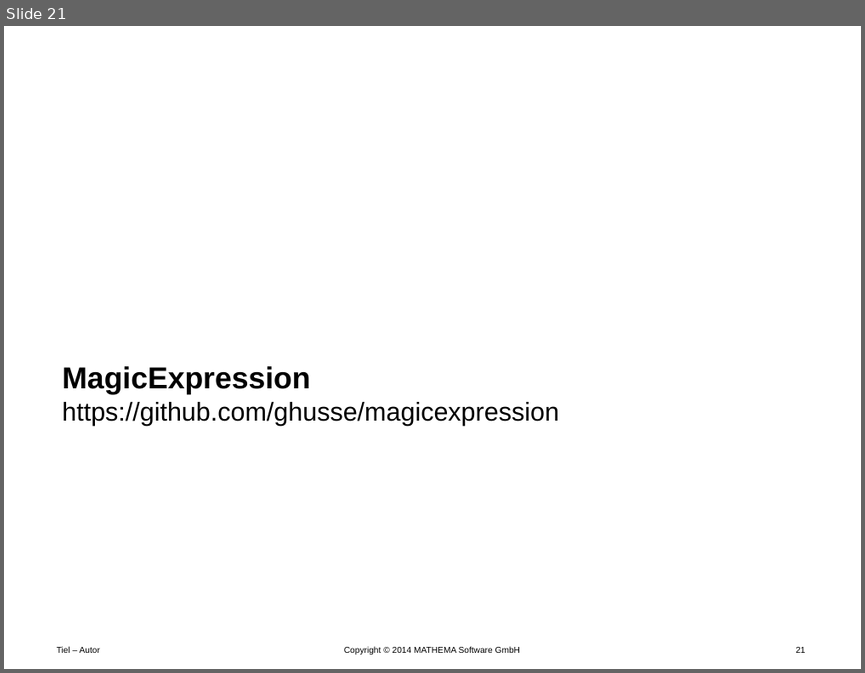
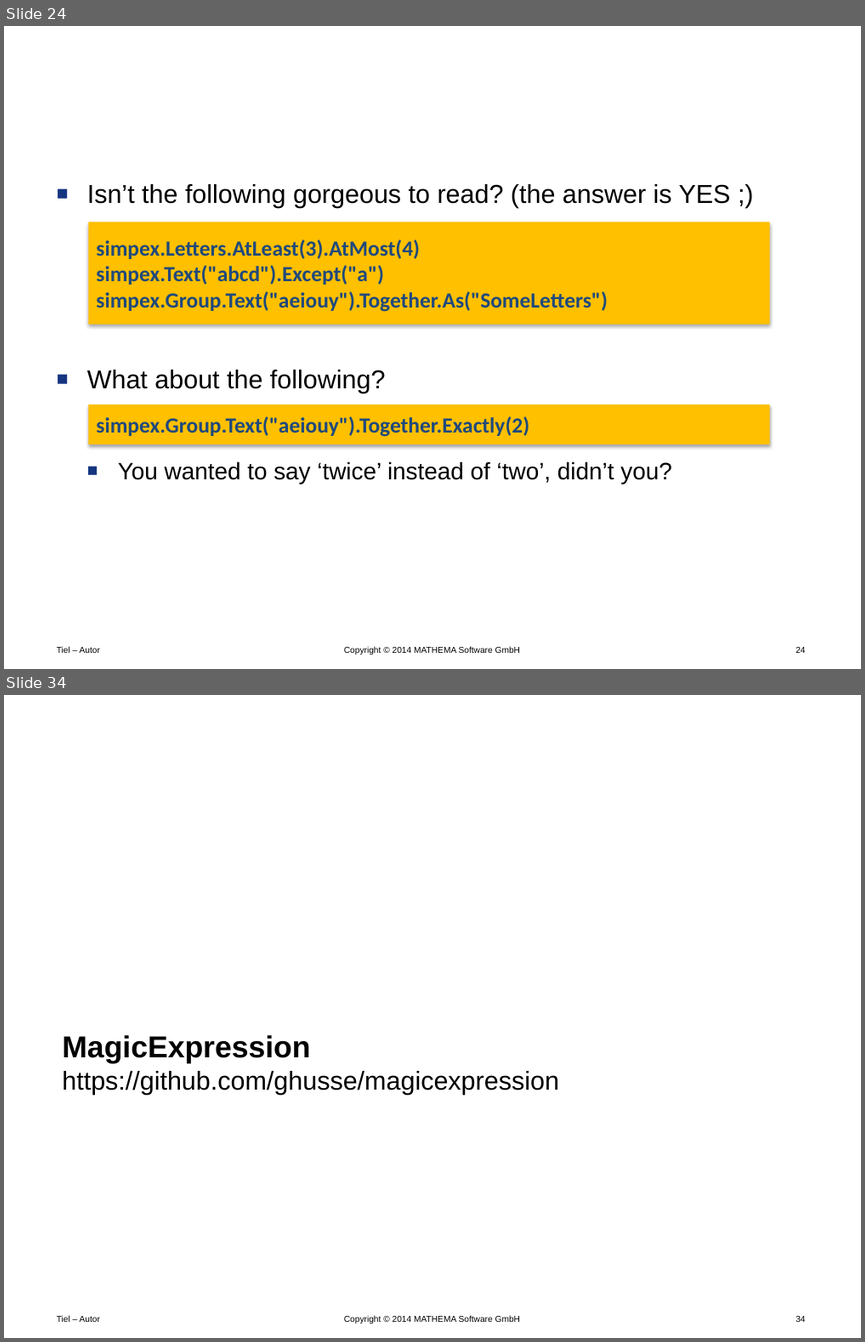
Before and after one commit to Timothep/Talk.LostInTranslation, a slide deck: LostInTranslation.pptx. Shown one above the other, each under a label of ours: slide 21 before the commit, slides 24 and 34 after it; the slides between them are not shown. The pictures are 865x673 and 865x1342 pixels, drawn with LibreOffice and Linux fonts; fonts in the diff are those of the drawing; background and template pictures are left out. Boxes give left, top, right and bottom in pixels: in the first picture for what was removed or moved away, otherwise in the second. Text is boxed around its words. In the diff, an @@ line names an element or a change of style, - is before the commit and + after.

```diff
--- a/LostInTranslation.pptx
+++ b/LostInTranslation.pptx
@@ slide 24 added at (4,26,861,669), background #FFFFFF; not listed: 3 template elements that a slide beside it also shows @@
@@ title added at (250,63,806,107), 24 pt, text #FFFFFF, bold @@
+Critics: Syntax Hunting Season
@@ text added at (87,184,731,483), 24 pt, text #000000 @@
+■ Isn’t the following gorgeous to read? (the answer is YES ;)
+■ What about the following?
+  ■ You wanted to say ‘twice’ instead of ‘two’, didn’t you?
@@ rectangle added at (89,222,770,324), fill #FFC000, 20 pt, text #1F497D, bold @@
+simpex.Letters.AtLeast(3).AtMost(4)
+simpex.Text("abcd").Except("a") simpex.Group.Text("aeiouy").Together.As("SomeLetters")
@@ rectangle added at (89,404,770,444), fill #FFC000, 20 pt, text #1F497D, bold @@
+simpex.Group.Text("aeiouy").Together.Exactly(2)
@@ what was slide 21 is now slide 34 @@
@@ page number at (795,1315,805,1321): text changed @@
-21
+34
```
Also in this commit, not shown: 1 slide changed, 17 other slides added, 4 slides removed.
